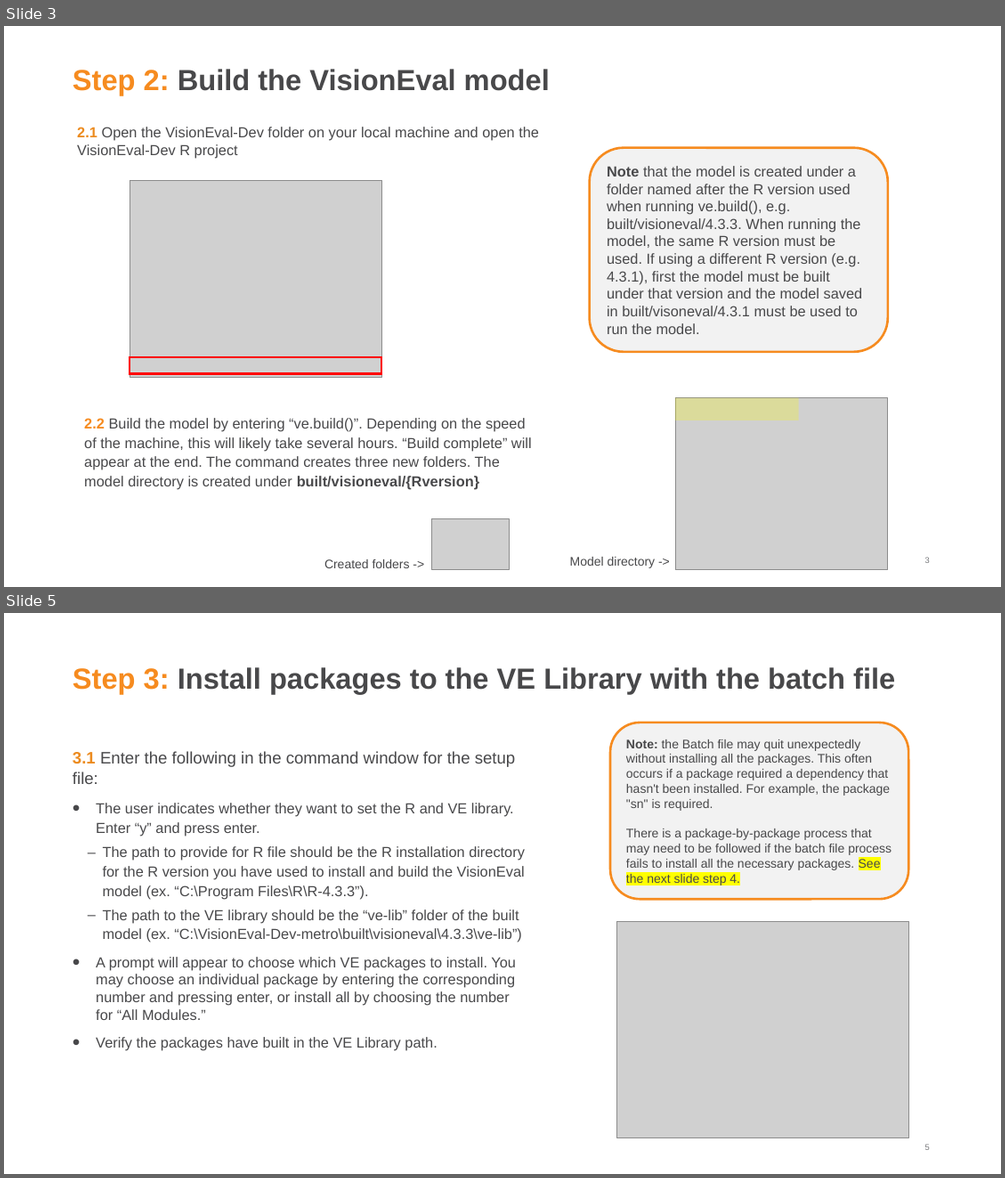
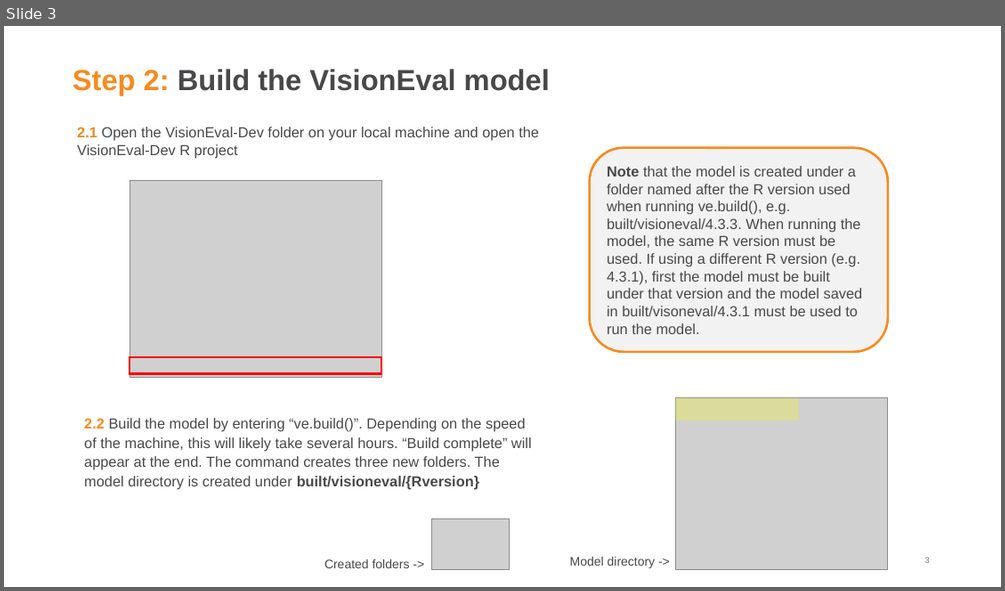
Before and after one commit to RSGInc/SJV-VE-Extras, a slide deck: SJV VE Extras Installation Guide.pptx. Shown one above the other, each under a label of ours: slides 3 and 5 before the commit, slide 3 after it; the slides between them are not shown. The pictures are 1005x1178 and 1005x591 pixels, drawn with LibreOffice and Linux fonts; fonts in the diff are those of the drawing; grey boxes stand for pictures; background and template pictures are left out. Boxes give left, top, right and bottom in pixels: in the first picture for what was removed or moved away, otherwise in the second. Text is boxed around its words. In the diff, an @@ line names an element or a change of style, - is before the commit and + after.

Commit message:
installation guide updates

```diff
--- a/SJV VE Extras Installation Guide.pptx
+++ b/SJV VE Extras Installation Guide.pptx
@@ slide 5 removed at <box>4,613,1001,1174</box>, background #FFFFFF @@
@@ title removed at <box>73,667,895,694</box> @@
-Step 3: Install packages to the VE Library with the batch file
@@ rounded rectangle removed at <box>610,722,909,899</box> @@
-Note: the Batch file may quit unexpectedly without installing all the packages. This often occurs if a package required a dependency that hasn't been installed. For example, the package "sn" is required.
-There is a package-by-package process that may need to be followed if the batch file process fails to install all the necessary packages. See the next slide step 4.
@@ text removed at <box>73,751,525,1051</box> @@
-3.1 Enter the following in the command window for the setup file:
-• The user indicates whether they want to set the R and VE library. Enter “y” and press enter.
-  – The path to provide for R file should be the R installation directory for the R version you have used to install and build the VisionEval model (ex. “C:\Program Files\R\R-4.3.3”).
-  – The path to the VE library should be the “ve-lib” folder of the built model (ex. “C:\VisionEval-Dev-metro\built\visioneval\4.3.3\ve-lib”)
-• A prompt will appear to choose which VE packages to install. You may choose an individual package by entering the corresponding number and pressing enter, or install all by choosing the number for “All Modules.”
-• Verify the packages have built in the VE Library path.
@@ picture removed at <box>617,922,909,1137</box> @@
@@ page number removed at <box>925,1143,930,1150</box> @@
-5
```
Also in this commit, not shown: 8 slides changed, 1 slide added.
